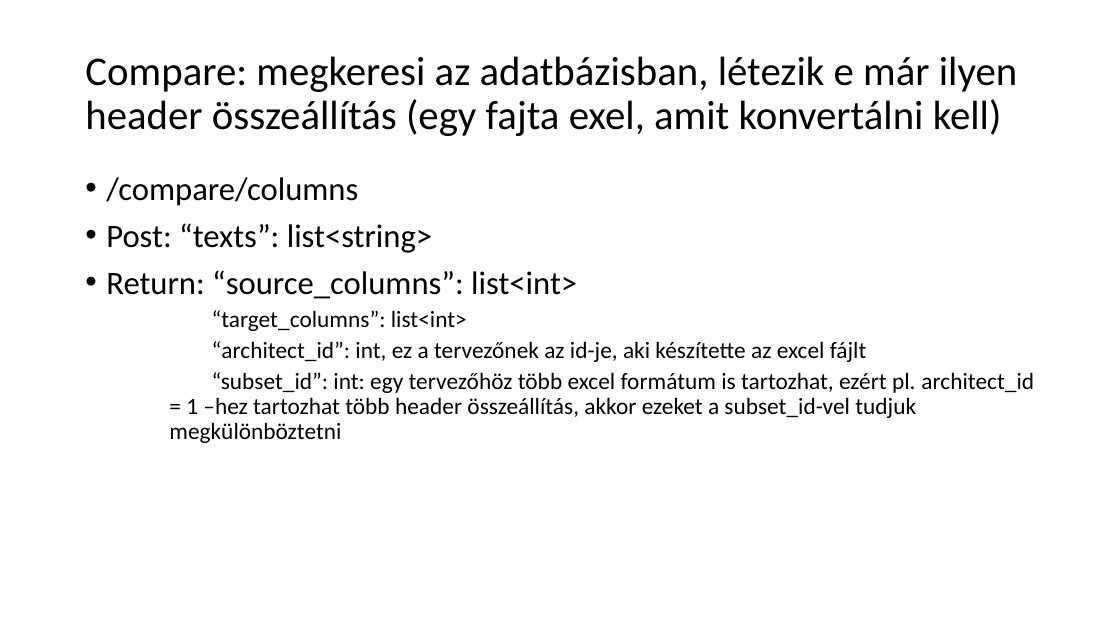
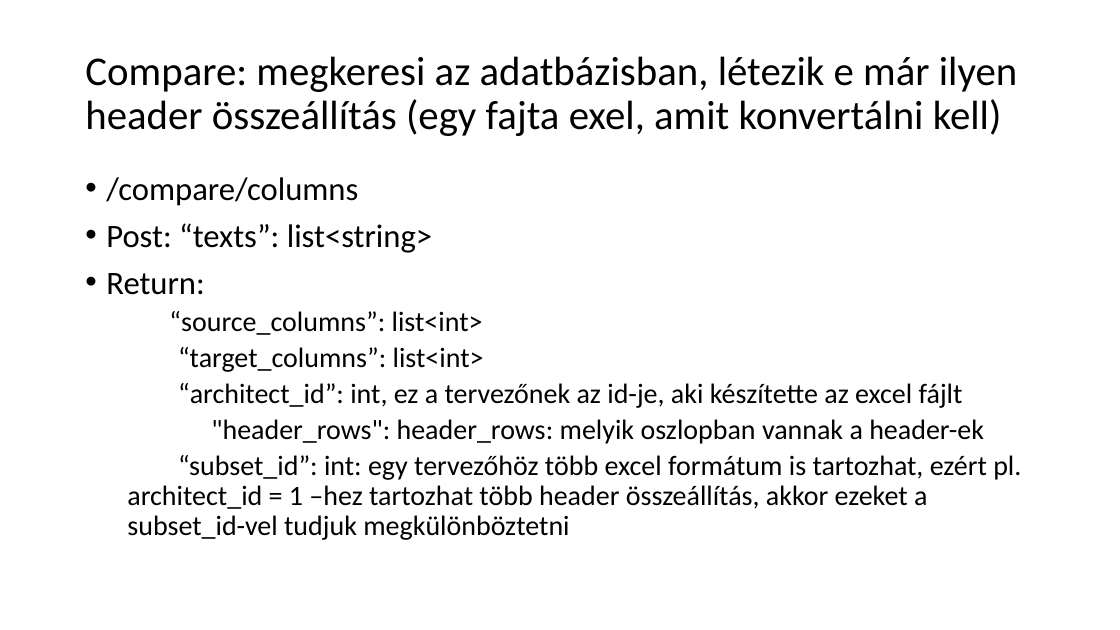
Before and after one commit to ejanos/strabag, a slide deck: slide 12 of python WebAPI.ppt. Drawn at 1120x630 pixels with LibreOffice and Linux fonts; fonts in the diff are those of the drawing. Boxes give left, top, right and bottom in pixels: in the first picture for what was removed or moved away, otherwise in the second. Text is boxed around its words. In the diff, an @@ line names an element or a change of style, - is before the commit and + after.

```diff
--- a/python WebAPI.ppt
+++ b/python WebAPI.ppt
@@ text at <box>106,273,483,335</box>: text changed; size 28 to 24 pt @@
-• Return: “source_columns”: list<int>
+• Return:
+    “source_columns”: list<int>
@@ text at <box>127,347,1021,540</box>: size 20 to 24 pt in "“target_columns”: list<int>", "“architect_id”: int, ez a tervezőnek az id-je, ...", "“subset_id”: int: egy tervezőhöz több excel formátum ..."; list level 3 to 2 in "“target_columns”: list<int>"; list level 3 to 2 in "“architect_id”: int, ez a tervezőnek ..."; list level 3 to 2 in "“subset_id”: int: egy tervezőhöz több ..." @@
@@ text at <box>211,419,984,444</box>: paragraph added @@
+  "header_rows": header_rows: melyik oszlopban vannak a header-ek
```
Also in this commit, not shown: 5 other files.
